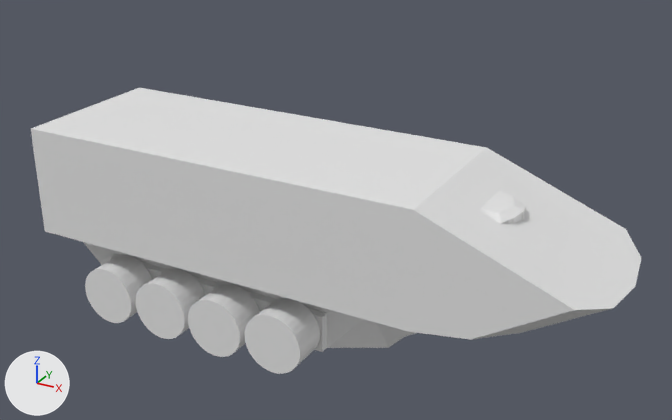
Before and after pictures for a commit that changed the Blender file Character Creator for Video Games Design take1.blend.
Rendered twice from a 50 mm lens placed at (10.35, -14.37, 9.28), pointed at (2.38, 0.12, 2.03). Every picture has the same lights, and +X, +Y and +Z are marked at lower left.
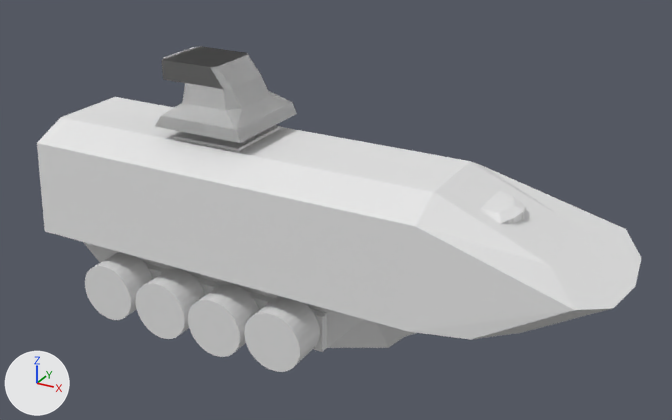
Commit message: Gun turrat thing

Pixel boxes [x1, y1, x2, y2] of what changed, in the pictures (672 x 420 px; the box of a moved part takes in the faces that stretch with it):
'APC Body', reshaped
    before: [31, 87, 641, 352]
    after: [37, 97, 641, 352]
'Tuarrat Bace', added
    after: [155, 46, 297, 143]
'Cylinder.009', moved
    before: [244, 298, 320, 374]
    after: [244, 296, 320, 372]
'Cylinder.012', moved
    before: [85, 255, 152, 323]
    after: [85, 252, 153, 320]
'Gun Platform', added
    after: [173, 125, 281, 151]
part 1 of me_cube_004, moved or reshaped
    before: [31, 87, 625, 309]
    after: [37, 117, 625, 309]

Edits to the bpy script that builds the scene:
```text
Change me_cube_004:
    where me_cube_004.from_pydata(...)  # 48 vertices, 41 faces; spans x -4.7..10.5, y 0.0..3.1, z -1.0..6.0
    used by ob_apc_body; location = (0.0, 0.0, 0.0); scale = (0.771, 0.536, 0.536)
    before: 25 (-4.7, 3.1, 6.0) at pixel (139, 87), 26 (4.7, 3.1, 6.0) at pixel (430, 137), 28 (6.2, 3.1, 6.0) at pixel (486, 147)
    me_cube_004 part 1
    add for i in [25, 26, 28]: me_cube_004.vertices[i].co += Vector((0.0, -0.2, -0.6))
Add me_cube_007:
    me_cube_007.from_pydata(...)  # 42 vertices, 34 faces; spans x -1.11..1.0, y 0.0..1.0, z -1.0..0.22
Add me_cube_006:
    me_cube_006.from_pydata(...)  # a box spanning x -1.0..1.0, y -1.0..1.0, z -1.0..1.0
Change ob_cylinder_009:
    ob_cylinder_009.location: (2.0, -1.33, -0.12) -> (2.0, -1.33, -0.08)
Change ob_cylinder_012:
    ob_cylinder_012.location: (-2.03, -1.33, -0.16) -> (-2.03, -1.33, -0.09)
Add ob_tuarrat_bace:
    ob_tuarrat_bace = bpy.data.objects.new('Tuarrat Bace', me_cube_007)
    ob_tuarrat_bace.location = (0.0, 0.0, 4.51)
    _m = ob_tuarrat_bace.modifiers.new('Mirror', 'MIRROR')
    _m.use_axis = (False, True, False)
    _m.use_clip = True
    _m = ob_tuarrat_bace.modifiers.new('Mirror.001', 'MIRROR')
    _m.use_axis = (False, True, False)
    _m.use_clip = True
Add ob_gun_platform:
    ob_gun_platform = bpy.data.objects.new('Gun Platform', me_cube_006)
    ob_gun_platform.location = (0.0, 0.0, 3.22)
    ob_gun_platform.scale = (0.764, 0.764, 0.062)
```
